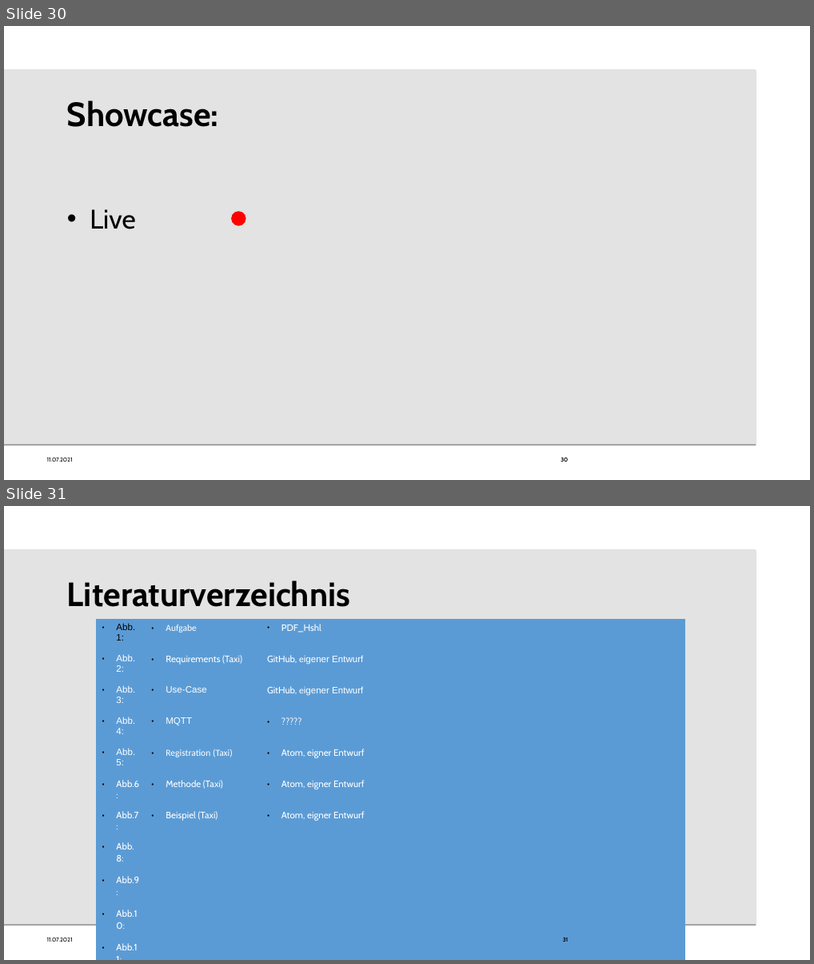
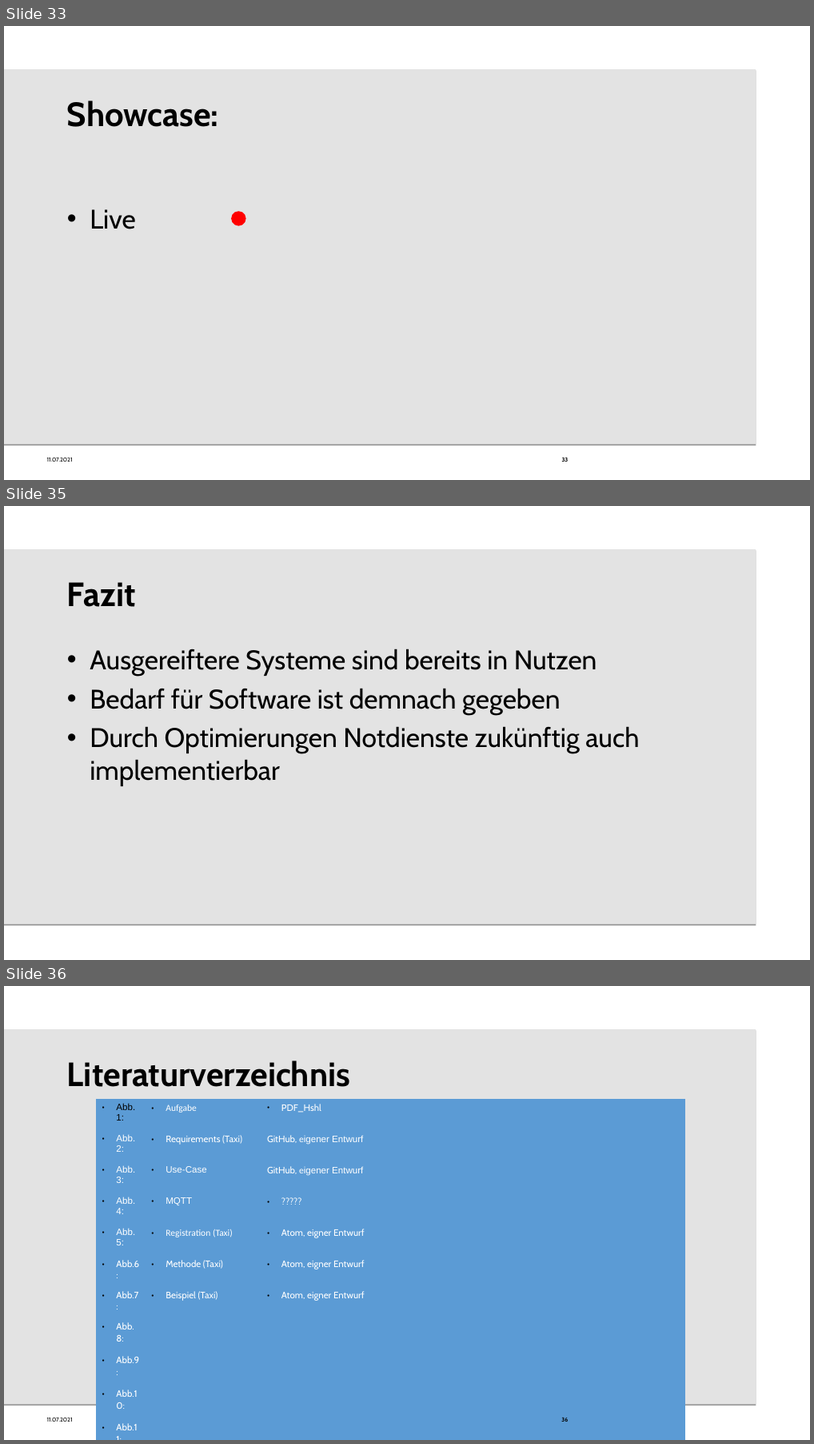
Before and after one commit to elehshl/mqtt_exercise_2021, a slide deck: presentation/MQTT_Exercise.odp. Shown one above the other, each under a label of ours: slides 30 and 31 before the commit, slides 33, 35 and 36 after it; the slides between them are not shown. The pictures are 814x964 and 814x1444 pixels, drawn with LibreOffice and Linux fonts; fonts in the diff are those of the drawing; background and template pictures are left out. Boxes give left, top, right and bottom in pixels: in the first picture for what was removed or moved away, otherwise in the second. Text is boxed around its words. In the diff, an @@ line names an element or a change of style, - is before the commit and + after.

```diff
--- a/presentation/MQTT_Exercise.odp
+++ b/presentation/MQTT_Exercise.odp
@@ slide 35 added at box(4, 506, 810, 960), background #FFFFFF; not listed: 1 template element that a slide beside it also shows @@
@@ title added at box(67, 582, 136, 607), 40 pt, text #000000, bold @@
+Fazit
@@ text added at box(90, 648, 639, 786), 32 pt, text #000000 @@
+• Ausgereiftere Systeme sind bereits in Nutzen
+• Bedarf für Software ist demnach gegeben
+• Durch Optimierungen Notdienste zukünftig auch implementierbar
@@ what was slide 30 is now slide 33 @@
@@ page number at box(562, 456, 569, 461): text changed @@
-30
+33
@@ what was slide 31 is now slide 36 @@
@@ page number at box(562, 1417, 568, 1421): text changed @@
-31
+36
```
Also in this commit, not shown: 5 other slides added, 1 slide removed.
